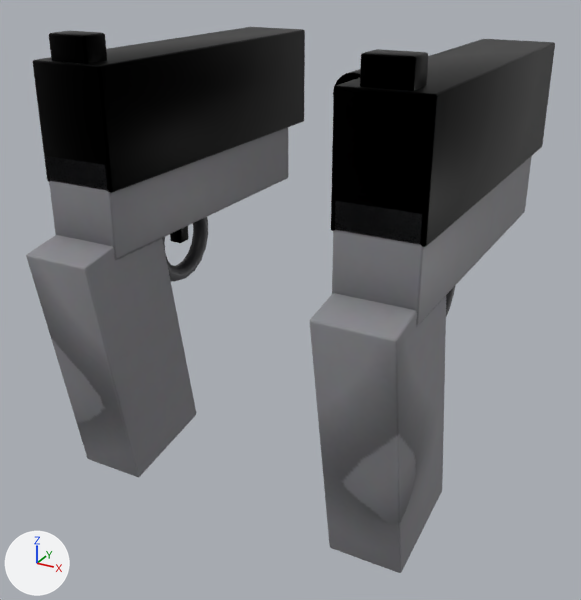
One commit to the glTF model assets/weapons/dualpistol.glb: the scene before it, then after it.
One viewpoint serves both versions: a 50 mm camera at (0.399, -0.749, 0.579) aimed at (-0.022, 0.015, 0.197). The lights are fixed; the arrows at lower left show +X, +Y and +Z. The older version comes first. Vertices at exactly the same position are counted once.

Objects in the first picture: 'dualpistol'.
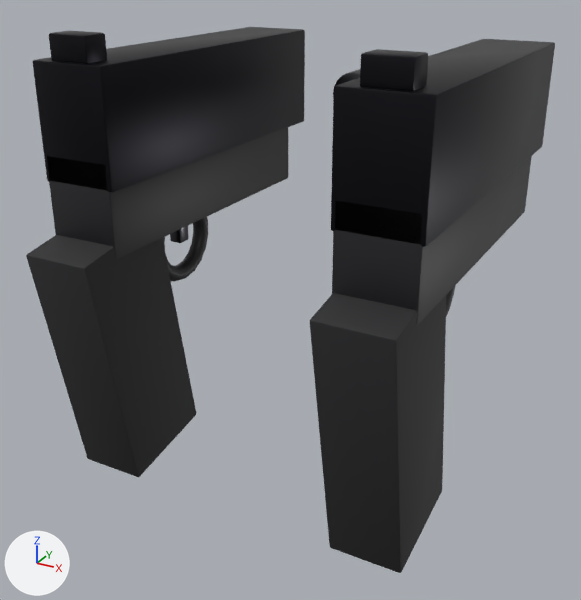
The edits, one by one:
Material 'Steel' (mat_steel) is new.
Its base color is (0.075, 0.075, 0.085) (dark grey #4d4d52).
Its metallic is 1.0.
Its roughness is 0.28.
Material 'Grip' (mat_grip) is new.
Its base color is (0.018, 0.018, 0.02) (black #242427).
Its roughness is 0.72.
Material 'Polymer' (mat_polymer) is new.
Its base color is (0.014, 0.014, 0.017) (black #1f1f23).
Material 'BluedSteel' (mat_bluedsteel) is new.
Its base color is (0.022, 0.022, 0.027) (black #29292e).
Its metallic is 1.0.
Its roughness is 0.4.
me_cube_194 has 1638 vertices, 3278 faces and spans x -0.203..0.203, y -0.214..0.335, z 0.022..0.505.
me_cube_194 is used by ob_dualpistol; location (0.0, 0.0, 0.0).
me_cube_194 part 1: all 432 faces that had it switch from mat_bluedsteel_002 (picture img_dualpistol_tex) to mat_bluedsteel (black #29292e).
me_cube_194 part 2: all 1944 faces that had it switch from mat_polymer_002 (picture img_dualpistol_tex) to mat_polymer (black #1f1f23).
me_cube_194 part 3: all 686 faces that had it switch from mat_steel_002 (picture img_dualpistol_tex) to mat_steel (dark grey #4d4d52).
me_cube_194 part 4: all 216 faces that had it switch from mat_grip_002 (picture img_dualpistol_tex) to mat_grip (black #242427).
me_cube_194 part 5: texture (UV) coordinates of 3278 of 3278 faces, centred in x -0.203..0.203, y -0.214..0.335, z 0.022..0.505, changed; they spanned u 0.01..0.98, v 0.01..0.97 and now span u 0.0..1.0, v -81747464.0..79979216.0.

Changed parts and their boxes [x1, y1, x2, y2] in the pictures (581 x 600 px):
'dualpistol', recoloured, surface changed (grey to black)
    both: [26, 32, 532, 573]
part 1 of me_cube_194, recoloured
    both: [33, 32, 532, 247]
part 2 of me_cube_194, recoloured (grey to black)
    both: [47, 127, 532, 325]
part 3 of me_cube_194, recoloured
    both: [170, 69, 360, 243]
part 4 of me_cube_194, recoloured (grey to black)
    both: [26, 235, 446, 573]
part 5 of me_cube_194, surface changed (grey to black)
    both: [26, 32, 532, 573]
